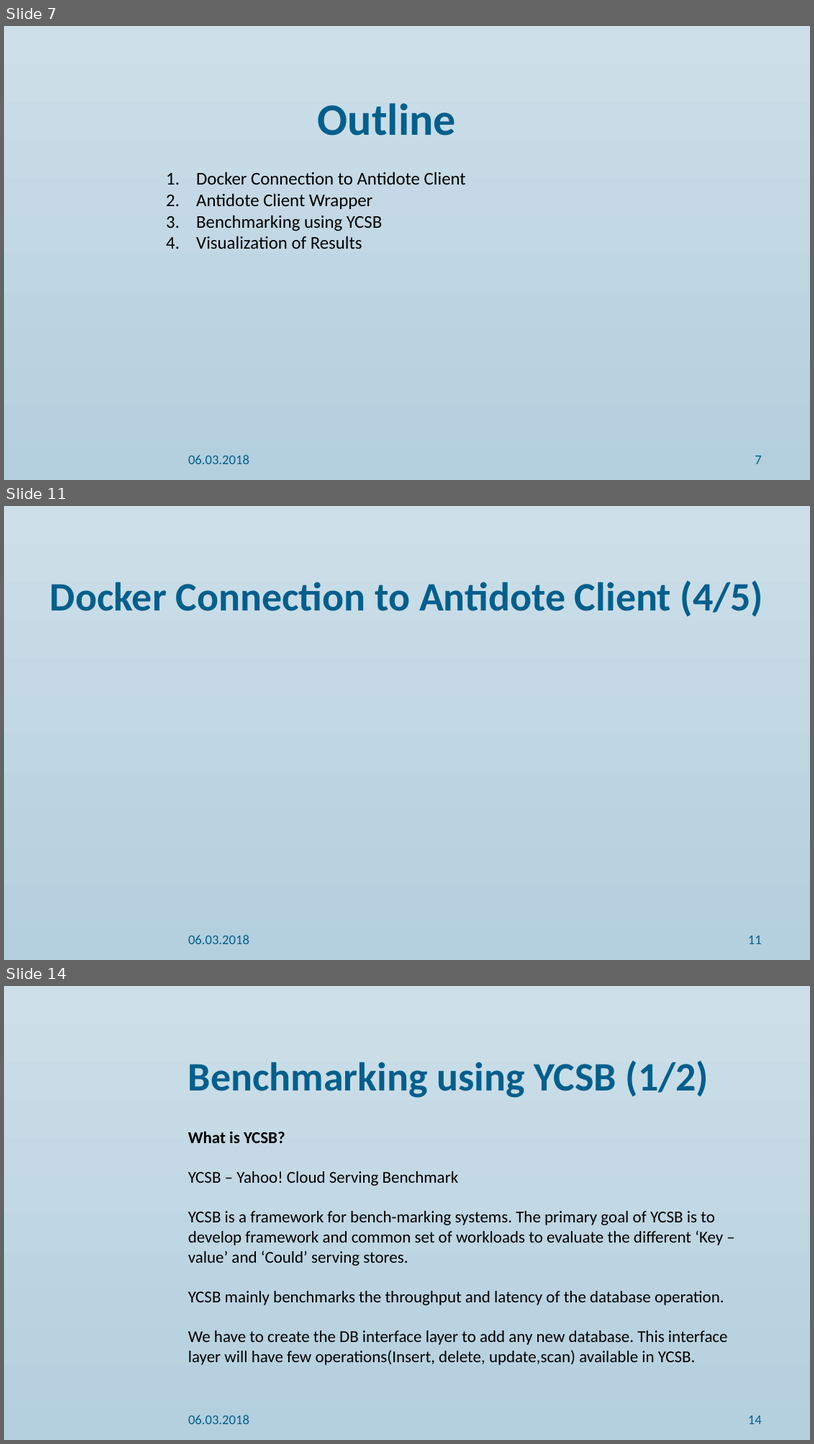
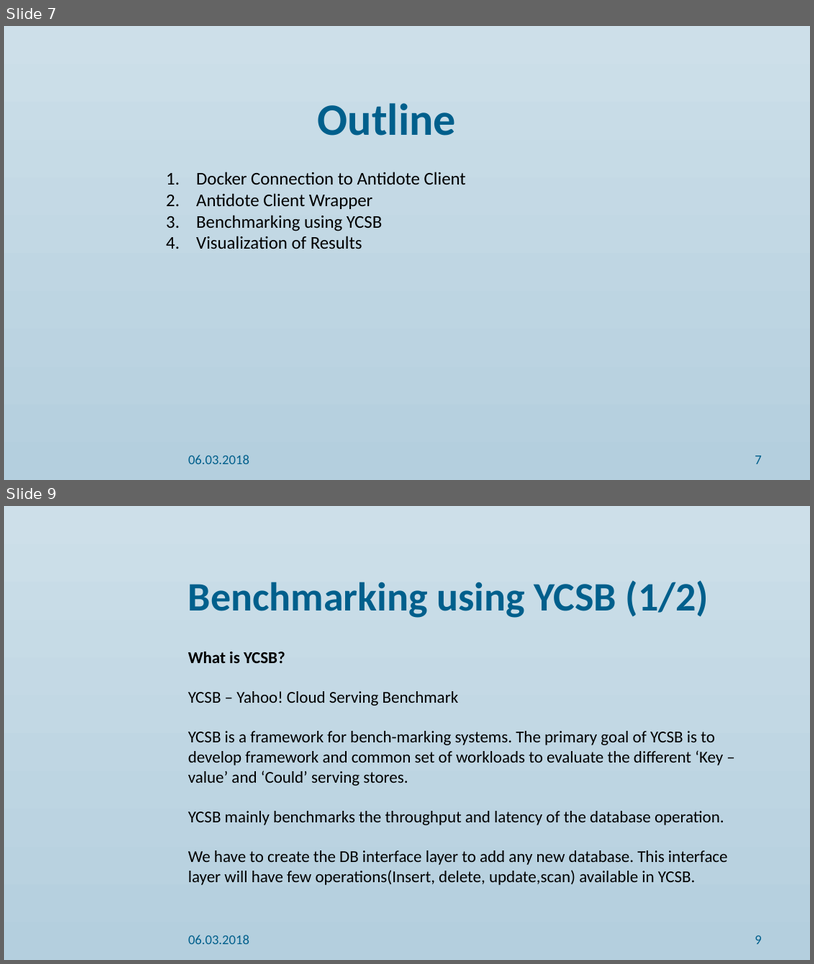
Before and after one commit to alkascaria/7_project4_antidote_benchmarks, a slide deck: Final Presentation/final presentation ppt.pptx. Shown one above the other, each under a label of ours: slides 7, 11 and 14 before the commit, slides 7 and 9 after it; the slides between them are not shown. The pictures are 814x1444 and 814x964 pixels, drawn with LibreOffice and Linux fonts; fonts in the diff are those of the drawing; background and template pictures are left out. Boxes give left, top, right and bottom in pixels: in the first picture for what was removed or moved away, otherwise in the second. Text is boxed around its words. In the diff, an @@ line names an element or a change of style, - is before the commit and + after.

```diff
--- a/Final Presentation/final presentation ppt.pptx
+++ b/Final Presentation/final presentation ppt.pptx
@@ slide 11 removed at <box>4,506,810,960</box>, background gradient #CDDFE9 to #B4CFDE @@
@@ title removed at <box>50,580,764,617</box> @@
-Docker Connection to Antidote Client (4/5)
@@ text removed at <box>188,934,250,944</box> @@
-06.03.2018
@@ page number removed at <box>748,935,762,944</box> @@
-11
@@ what was slide 14 is now slide 9 @@
@@ page number at <box>755,935,761,944</box>: text changed @@
-14
+9
```
Also in this commit, not shown: 6 slides changed, 1 slide added, 4 other slides removed.
